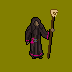
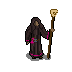
Revision of a layered (72, 72) image; what changed, layer by layer:
added layer "schatten" (50%) above "witch_apprentice.png" over box(26, 52, 51, 61)
hid "Background" over box(0, 0, 72, 72)
